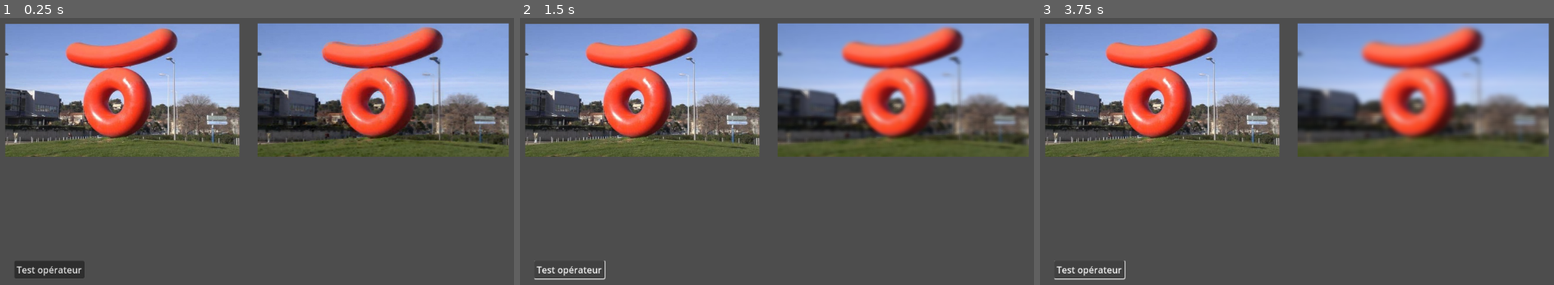
Above: before the commit, frames 1-3 (left to right).
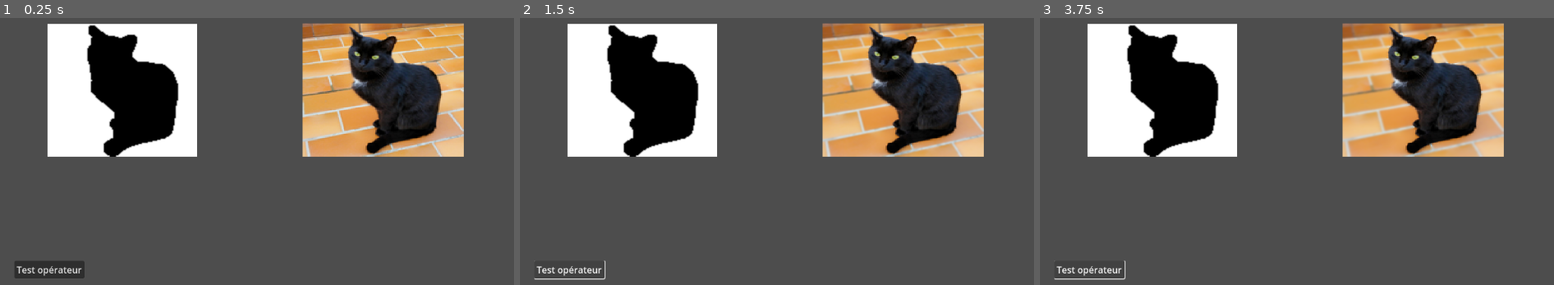
Above: after the commit, the same moments.

Repository: Akkuun/PixOp
Game: Godot game, scene res://levelTestOperators.tscn
Same seed, same stepped clock (60 frames per second), same inputs: the game is played once before the commit and once after it.
Inputs:
- Up to frame 1 (0.25 s): no input
- Up to frame 2 (1.5 s): click "Test opérateur" at 0.5 s; click "Test opérateur" at 1.25 s
- Up to frame 3 (3.75 s): click "Test opérateur" at 2 s; tap Enter at 2.75 s; tap Space at 3.5 s

The runs differ from the first frame. In frame 1, 44% of the frame differs, in the area x 0-100%, y 1-52%; in frame 2, 44%; in frame 3, 44%.

Commit message:
flou fond & fix difference

Diff:
--- /dev/null
+++ b/Lib_Images/Shaders/difference.gdshader
@@ -0,0 +1,15 @@
+shader_type canvas_item;
+render_mode blend_mix;
+
+uniform sampler2D other_image;
+
+void fragment() {
+    vec4 col1 = texture(TEXTURE, UV);
+    vec4 col2 = texture(other_image, UV);
+
+    if (distance(col1.rgb, col2.rgb) < 0.001) {
+        COLOR = col1;
+    } else {
+        COLOR = vec4(0.0, 0.0, 0.0, 0.0);
+    }
+}
--- a/Lib_Images/Shaders/flou.gdshader
+++ b/Lib_Images/Shaders/flou.gdshader
@@ -4,14 +4,28 @@
 uniform float kernel_size = 4.0;
 
 void fragment() {
-	vec4 col = texture(TEXTURE, UV);
 	vec2 ps = TEXTURE_PIXEL_SIZE;
+	vec4 sum = vec4(0.0);
+	float count = 0.0;
 
-	col += texture(TEXTURE, UV + vec2(0.0, -kernel_size) * ps);
-	col += texture(TEXTURE, UV + vec2(0.0, kernel_size) * ps);
-	col += texture(TEXTURE, UV + vec2(-kernel_size, 0.0) * ps);
-	col += texture(TEXTURE, UV + vec2(kernel_size, 0.0) * ps);
-	col /= 5.0;
+	float radius = floor(kernel_size / 2.0);
 
-	COLOR = col;
+	for (float y = -radius; y <= radius; y += 1.0) {
+		for (float x = -radius; x <= radius; x += 1.0) {
+			vec2 offset = vec2(x, y) * ps;
+			vec2 sample_uv = UV + offset;
+
+			if (sample_uv.x >= 0.0 && sample_uv.x <= 1.0 &&
+				sample_uv.y >= 0.0 && sample_uv.y <= 1.0) {
+				sum += texture(TEXTURE, sample_uv);
+				count += 1.0;
+			}
+		}
+	}
+
+	if (count > 0.0) {
+		COLOR = sum / count;
+	} else {
+		COLOR = texture(TEXTURE, UV);
+	}
 }
--- /dev/null
+++ b/Lib_Images/Shaders/flou_fond.gdshader
@@ -0,0 +1,39 @@
+shader_type canvas_item;
+render_mode blend_mix;
+
+uniform sampler2D other_image;
+uniform float kernel_size = 4.0;
+
+void fragment() {
+    vec4 col1 = texture(TEXTURE, UV);
+    vec4 col2 = texture(other_image, UV);
+
+    if (col2.r == 0.0) {
+        COLOR = col1;
+    } else {
+        vec2 ps = TEXTURE_PIXEL_SIZE;
+        vec4 sum = vec4(0.0);
+        float count = 0.0;
+
+	    float radius = floor(kernel_size / 2.0);
+
+        for (float y = -radius; y <= radius; y += 1.0) {
+            for (float x = -radius; x <= radius; x += 1.0) {
+                vec2 offset = vec2(x, y) * ps;
+                vec2 sample_uv = UV + offset;
+
+                if (sample_uv.x >= 0.0 && sample_uv.x <= 1.0 &&
+                    sample_uv.y >= 0.0 && sample_uv.y <= 1.0) {
+                    sum += texture(TEXTURE, sample_uv);
+                    count += 1.0;
+                }
+            }
+        }
+
+        if (count > 0.0) {
+            COLOR = sum / count;
+        } else {
+            COLOR = texture(TEXTURE, UV);
+        }
+    }
+}
--- a/Lib_Images/image_lib.gd
+++ b/Lib_Images/image_lib.gd
@@ -1,14 +1,6 @@
 extends Node
 
 var base_path = "res://Lib_Images/Shaders/"
-
-var rd: RenderingDevice
-
-var shader_rids = {}
-var pipelines = {}
-var img_in_rid: RID
-var img_out_rid: RID
-var uniform_set: RID
 
 class Histogram:
 	var red: Array
@@ -66,11 +58,9 @@
 	shader_material.shader = shader
 	return shader_material
 
-func flou(img: Image, kernel_size: int) -> Image:
+func apply_shader_to_image(img: Image, shader_material: ShaderMaterial) -> Image:
 	# create a temporary Sprite2D to apply the shader and get the image
 	var temp_sprite := Sprite2D.new()
-	var shader_material := getShader(base_path + "flou.gdshader")
-	shader_material.set_shader_parameter("kernel_size", float(kernel_size))
 	temp_sprite.material = shader_material
 	var tex := ImageTexture.create_from_image(img)
 	temp_sprite.texture = tex
@@ -83,6 +73,10 @@
 	viewport.add_child(temp_sprite)
 	get_tree().current_scene.add_child(viewport)
 
+	# Workaround for web export, since compute shaders are not available here
+	await get_tree().process_frame
+	await get_tree().process_frame
+	await get_tree().process_frame
 	await get_tree().process_frame
 	await get_tree().process_frame
 
@@ -90,21 +84,57 @@
 	viewport.queue_free()
 	return img_result
 
-func dilatation(kernel_size: int) -> ShaderMaterial:
+func apply_shader_to_two_images(img1: Image, img2: Image, shader_material: ShaderMaterial) -> Image:
+	var width = min(img1.get_width(), img2.get_width())
+	var height = min(img1.get_height(), img2.get_height())
+
+	var temp_sprite := Sprite2D.new()
+	temp_sprite.material = shader_material
+	var tex1 := ImageTexture.create_from_image(img1)
+	temp_sprite.texture = tex1
+	temp_sprite.position = Vector2(width / 2.0, height / 2.0)
+
+	var tex2 := ImageTexture.create_from_image(img2)
+	shader_material.set_shader_parameter("other_image", tex2)
+
+	var viewport := SubViewport.new()
+	viewport.size = Vector2(width, height)
+	viewport.render_target_update_mode = SubViewport.UPDATE_ONCE
+	viewport.render_target_clear_mode = SubViewport.CLEAR_MODE_ALWAYS
+	viewport.add_child(temp_sprite)
+	get_tree().current_scene.add_child(viewport)
+
+	# Workaround for web export, since compute shaders are not available here
+	await get_tree().process_frame
+	await get_tree().process_frame
+	await get_tree().process_frame
+	await get_tree().process_frame
+	await get_tree().process_frame
+
+	var img_result := viewport.get_texture().get_image()
+	viewport.queue_free()
+	return img_result
+
+func flou(img: Image, kernel_size: int) -> Image:
+	var shader_material := getShader(base_path + "flou.gdshader")
+	shader_material.set_shader_parameter("kernel_size", float(kernel_size))
+	return await apply_shader_to_image(img, shader_material)
+
+func dilatation(img: Image, kernel_size: int) -> Image:
 	var shader_material = getShader(base_path + "dilatation.gdshader")
 	shader_material.set_shader_parameter("kernel_size", float(kernel_size))
-	return shader_material
+	return await apply_shader_to_image(img, shader_material)
 
-func erosion(kernel_size: int) -> ShaderMaterial:
+func erosion(img: Image, kernel_size: int) -> Image:
 	var shader_material = getShader(base_path + "erosion.gdshader")
 	shader_material.set_shader_parameter("kernel_size", float(kernel_size))
-	return shader_material
+	return await apply_shader_to_image(img, shader_material)
 
-func negatif() -> ShaderMaterial:
-	return getShader(base_path + "negatif.gdshader")
+func negatif(img: Image) -> Image:
+	var shader_material = getShader(base_path + "negatif.gdshader")
+	return await apply_shader_to_image(img, shader_material)
 
-# takes 8 colors at max
-func seuil(colors: Array) -> ShaderMaterial:
+func seuil(img: Image, colors: Array) -> Image:
 	var shader_material = getShader(base_path + "seuil.gdshader")
 	var n_colors = colors.size()
 	shader_material.set_shader_parameter("n_colors", n_colors)
@@ -113,19 +143,14 @@
 	while padded_colors.size() < 8:
 		padded_colors.append(Color(0,0,0,1))
 	shader_material.set_shader_parameter("colors", padded_colors)
-	return shader_material
+	return await apply_shader_to_image(img, shader_material)
+
+func flou_fond(input: Image, carte_verite: Image, kernel_size: int) -> Image:
+	var shader_material = getShader(base_path + "flou_fond.gdshader")
+	shader_material.set_shader_parameter("kernel_size", float(kernel_size))
+	return await apply_shader_to_two_images(input, carte_verite, shader_material)
 
 # Met tous les pixels différents à 0
 func difference(input: Image, img: Image) -> Image:
-	var width = input.get_width()
-	var height = input.get_height()
-	var result = Image.create(width, height, false, Image.FORMAT_RGBA8)
-	for x in range(width):
-		for y in range(height):
-			var c1 = input.get_pixel(x, y)
-			var c2 = img.get_pixel(x, y)
-			if c1 == c2:
-				result.set_pixel(x, y, c1)
-			else:
-				result.set_pixel(x, y, Color(0, 0, 0, 0))
-	return result
+	var shader_material = getShader(base_path + "difference.gdshader")
+	return await apply_shader_to_two_images(input, img, shader_material)
--- a/Scripts/control.gd
+++ b/Scripts/control.gd
@@ -23,5 +23,5 @@
 
 
 func _on_erosion() -> void:
-	var imgFlou = await image_lib.flou(workingImage.texture.get_image(), 5)
+	var imgFlou = await image_lib.flou_fond(workingImage.texture.get_image(), baseImage.texture.get_image(), 5)
 	workingImage.texture = ImageTexture.create_from_image(imgFlou)
--- a/levelTestOperators.tscn
+++ b/levelTestOperators.tscn
@@ -3,8 +3,8 @@
 [ext_resource type="PackedScene" uid="uid://jj0hj5lcrl5y" path="res://uiTestOperators.tscn" id="1_t5i8p"]
 [ext_resource type="Script" uid="uid://q5y4q8vk8f1g" path="res://Lib_Images/image_lib.gd" id="1_x8qt3"]
 [ext_resource type="Script" uid="uid://vtucsdr1kwv2" path="res://Scripts/control.gd" id="1_xovul"]
-[ext_resource type="Texture2D" uid="uid://dssyil8cumlc6" path="res://Images/donut.jpg" id="2_ablru"]
-[ext_resource type="Texture2D" uid="uid://bxrk5cf1a0tsk" path="res://Images/donut_eroded.jpg" id="5_xegfo"]
+[ext_resource type="Texture2D" uid="uid://7cs5ynwoldhy" path="res://Images/chat_verite.png" id="4_xegfo"]
+[ext_resource type="Texture2D" uid="uid://uyk84p8f0rm6" path="res://Images/chat.png" id="5_1ukmh"]
 
 [node name="Level" type="Node2D"]
 script = ExtResource("1_x8qt3")
@@ -18,12 +18,12 @@
 [node name="BaseImage" type="Sprite2D" parent="."]
 position = Vector2(308.35126, 229.65187)
 scale = Vector2(0.5133781, 0.45448482)
-texture = ExtResource("2_ablru")
+texture = ExtResource("4_xegfo")
 
 [node name="WorkingImage" type="Sprite2D" parent="."]
 position = Vector2(766.5, 229.25)
 scale = Vector2(0.5512501, 0.4560547)
-texture = ExtResource("5_xegfo")
+texture = ExtResource("5_1ukmh")
 
 [connection signal="button_down" from="Control/ScrollContainer/Test" to="Control" method="_on_erosion"]
 
Binary file added: Images/chat.png
Not shown, added: Images/chat.png.import
Binary file added: Images/chat_verite.png
Not shown, added: Images/chat_verite.png.import
Not shown, added: Lib_Images/Shaders/difference.gdshader.uid
Not shown, added: Lib_Images/Shaders/flou_fond.gdshader.uid
